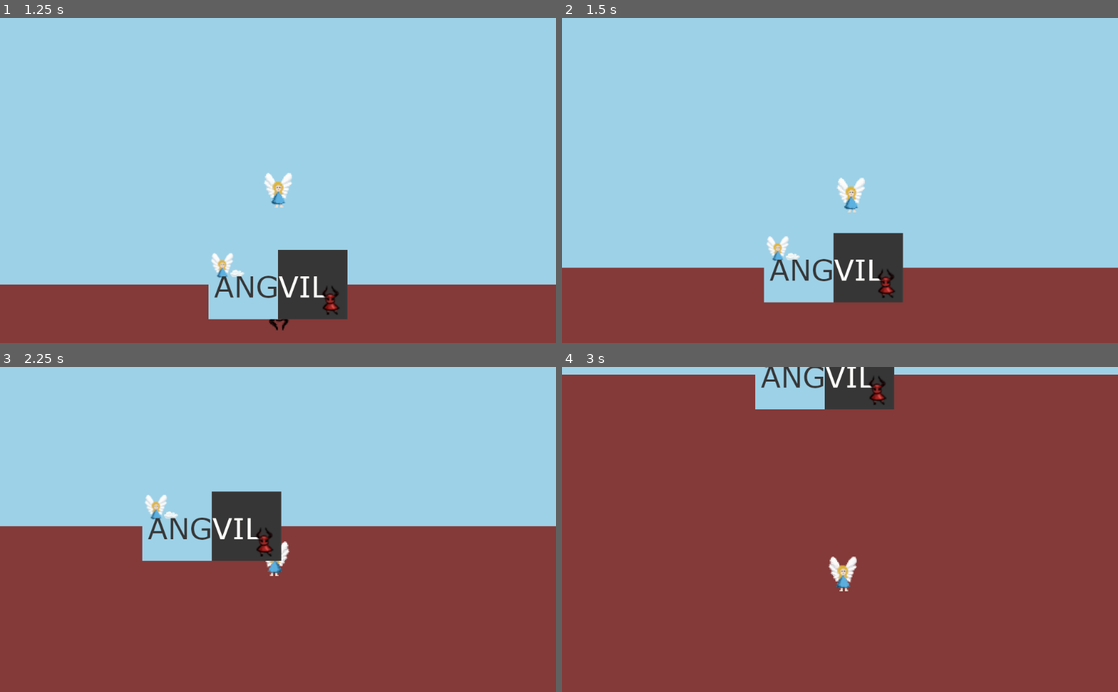
Above: before the commit, frames 1-4 (two rows, left to right).
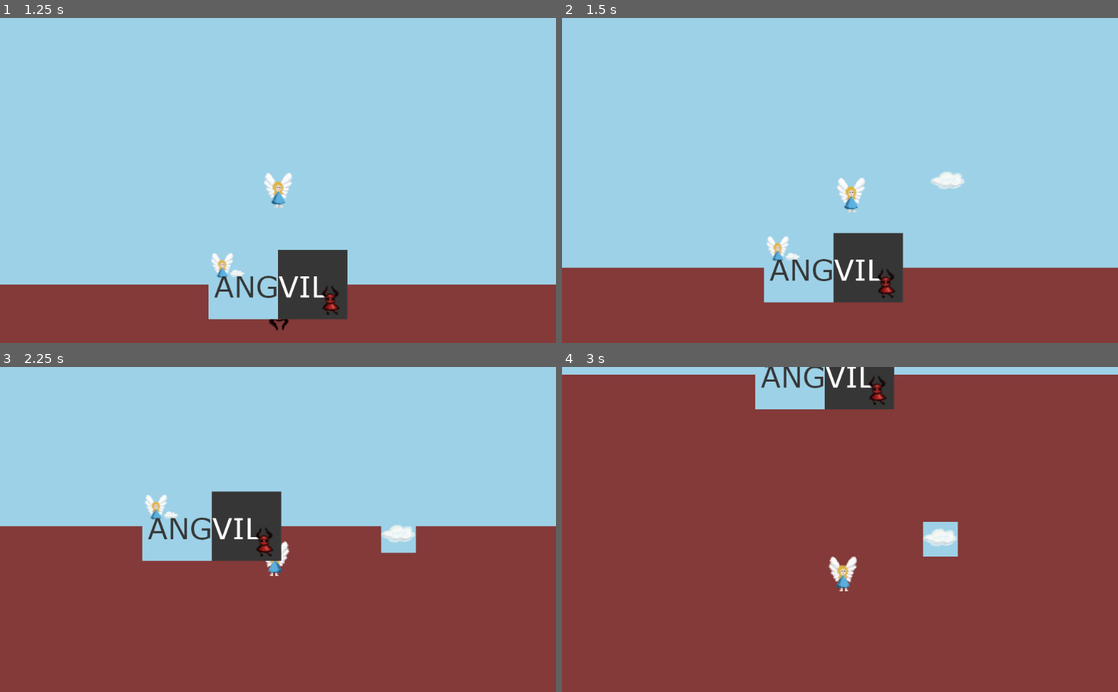
Above: after the commit, the same moments.

Repository: ang-vil/angvil
Game: Godot game, scene res://scenes/menu.tscn
The game is run twice, just before and just after one commit, with the same random seed, the same clock (stepped at 60 frames per second) and the same inputs.
Inputs:
- Up to frame 1 (1.25 s): click "run game" at 0.5 s
- Up to frame 2 (1.5 s): tap Enter at 1.25 s; hold Right (key_right) from 1.28 s (still down); tap Space (shoot, bound only after the commit) at 1.35 s
- Up to frame 3 (2.25 s): release Right (key_right) at 2.03 s; hold Left (key_left) from 2.03 s (still down); tap Space (shoot, bound only after the commit) at 2.1 s
- Up to frame 4 (3 s): release Left (key_left) at 2.78 s; hold Right (key_right) from 2.78 s (still down); tap Space (shoot, bound only after the commit) at 2.85 s

Frame 1 is identical in both runs. In frame 2, 0.2% of the frame differs, in the area x 66-73%, y 47-53%; in frame 3, 0.5%; in frame 4, 0.7%, in the area x 64-72%, y 47-59%.

Commit message:
Add cloud bullets to angle

Diff:
--- a/project.godot
+++ b/project.godot
@@ -55,6 +55,11 @@
 , Object(InputEventJoypadButton,"resource_local_to_scene":false,"resource_name":"","device":0,"button_index":13,"pressure":0.0,"pressed":false,"script":null)
  ]
 }
+shoot={
+"deadzone": 0.5,
+"events": [ Object(InputEventKey,"resource_local_to_scene":false,"resource_name":"","device":0,"alt":false,"shift":false,"control":false,"meta":false,"command":false,"pressed":false,"scancode":0,"physical_scancode":32,"unicode":0,"echo":false,"script":null)
+ ]
+}
 
 [physics]
 
--- a/scenes/angel.tscn
+++ b/scenes/angel.tscn
@@ -25,3 +25,6 @@
 
 [node name="jumpsound" type="AudioStreamPlayer2D" parent="."]
 stream = ExtResource( 1 )
+
+[node name="bulletspawn" type="Position2D" parent="."]
+position = Vector2( 14, -0.5 )
--- /dev/null
+++ b/scenes/bullet.tscn
@@ -0,0 +1,17 @@
+[gd_scene load_steps=4 format=2]
+
+[ext_resource path="res://assets/cloud_heaven.png" type="Texture" id=1]
+[ext_resource path="res://scripts/bullet.gd" type="Script" id=2]
+
+[sub_resource type="RectangleShape2D" id=1]
+extents = Vector2( 16, 8.5 )
+
+[node name="bullet" type="Area2D"]
+script = ExtResource( 2 )
+
+[node name="Sprite" type="Sprite" parent="."]
+texture = ExtResource( 1 )
+
+[node name="CollisionShape2D" type="CollisionShape2D" parent="."]
+position = Vector2( 0, -1.5 )
+shape = SubResource( 1 )
--- a/scripts/angel.gd
+++ b/scripts/angel.gd
@@ -5,6 +5,8 @@
 
 var velocity = Vector2()
 var jumping = false
+
+var bullet = preload("res://scenes/bullet.tscn")
 
 func get_input(delta):
 	if Input.is_action_pressed("key_right"):
@@ -16,6 +18,9 @@
 	else:
 		# smoothen walk
 		velocity.x = lerp(velocity.x, 0, 0.1)
+
+	if Input.is_action_just_pressed("shoot"):
+		shoot()
 
 	if Input.is_action_pressed("key_up") and velocity.y == 0:
 		jumping = true;
@@ -29,6 +34,11 @@
 	else:
 		velocity.y += delta * vars.GRAVITY
 
+func shoot():
+	var b = bullet.instance()
+	owner.add_child(b)
+	b.transform = $bulletspawn.global_transform
+
 func _physics_process(delta):
 	get_input(delta)
 	velocity = move_and_slide(velocity)
--- /dev/null
+++ b/scripts/bullet.gd
@@ -0,0 +1,9 @@
+extends Area2D
+
+var speed = 750
+
+func _physics_process(delta):
+	position += transform.x * speed * delta
+
+func _on_bullet_body_entered(body):
+	queue_free()
